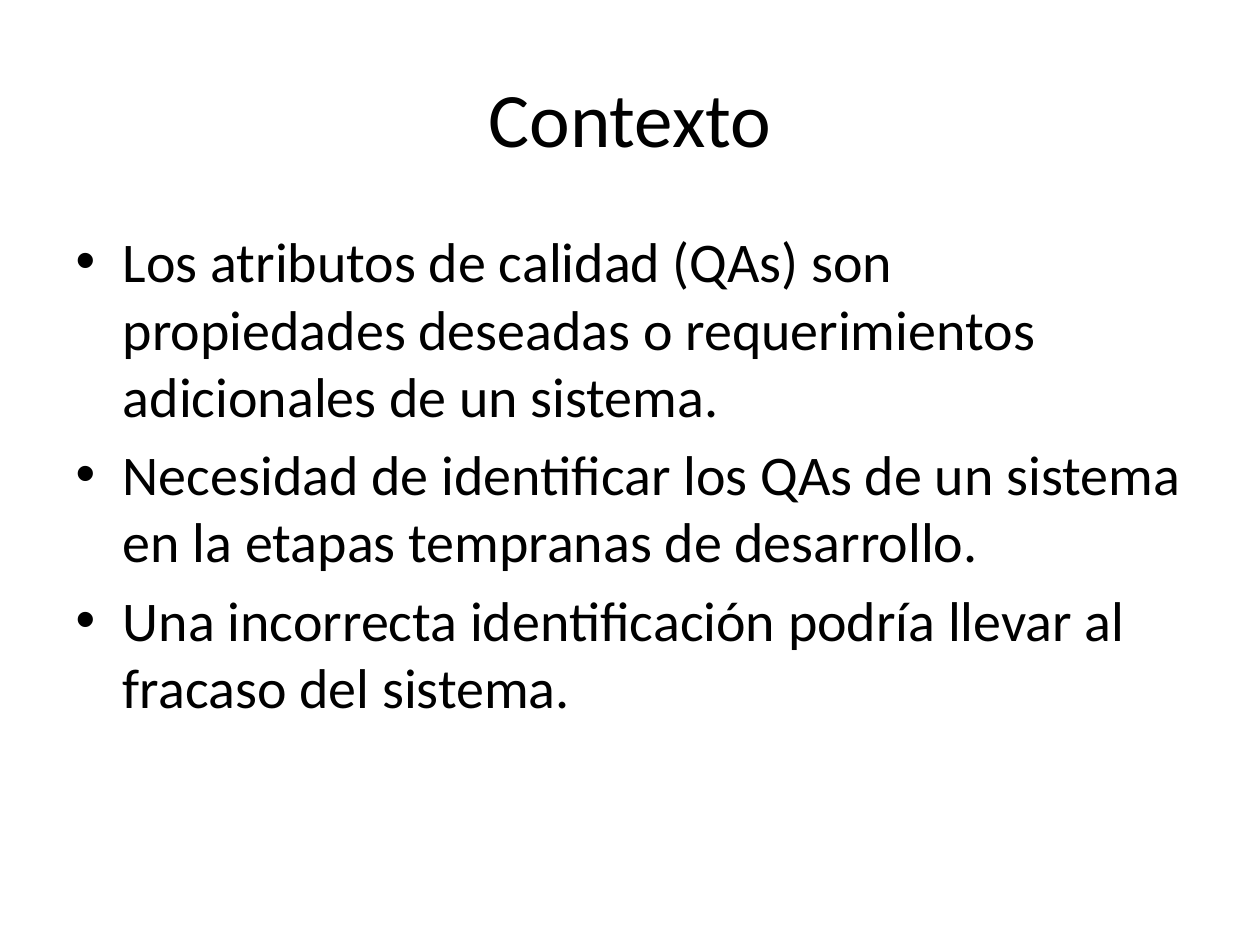
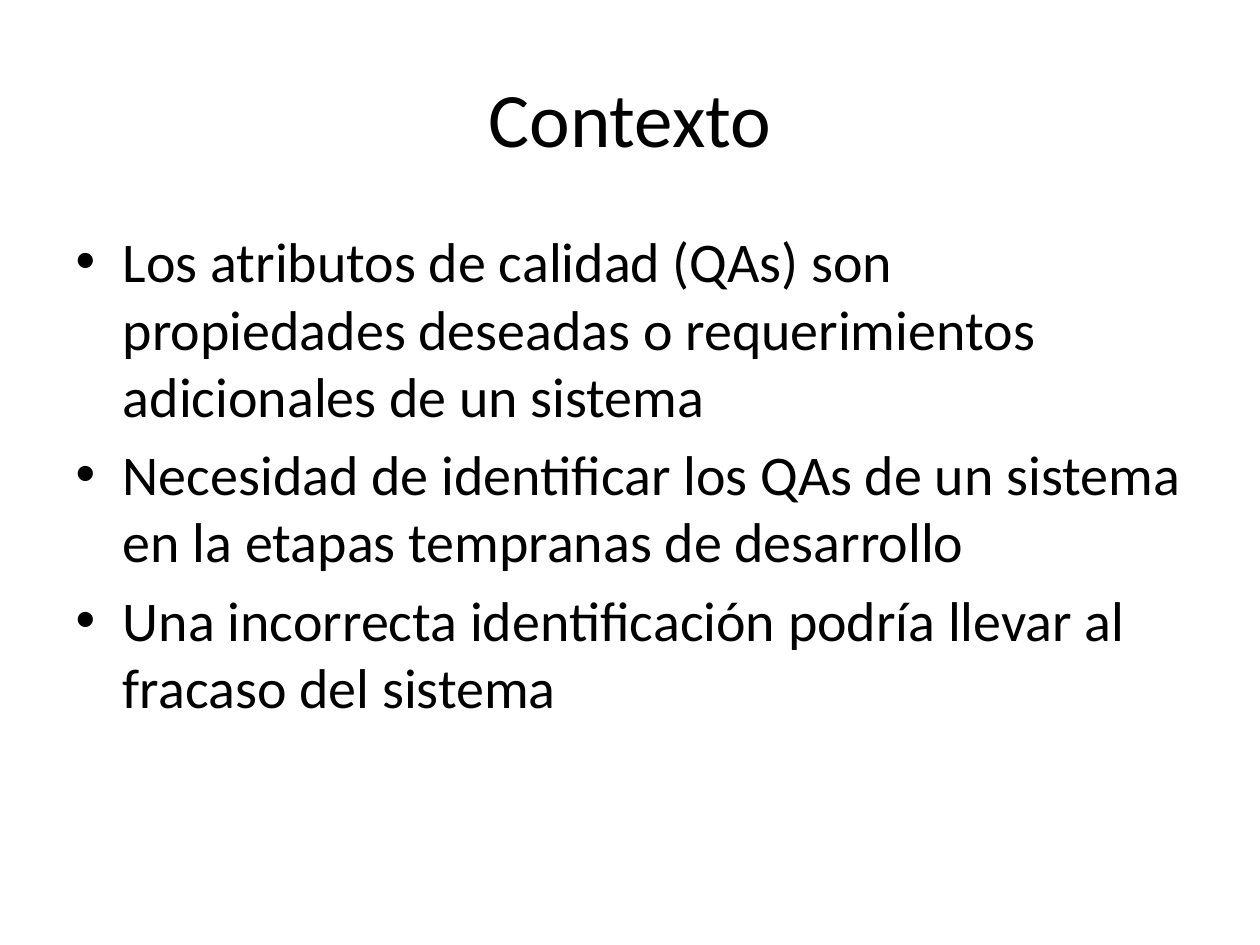
Before and after one commit to alejandrorago/qatesis2, a slide deck: slide 3 of Capitulos Finales/filiminasPeladas.pptx. Drawn at 1260x945 pixels with LibreOffice and Linux fonts; fonts in the diff are those of the drawing. Boxes give left, top, right and bottom in pixels: in the first picture for what was removed or moved away, otherwise in the second. Text is boxed around its words. In the diff, an @@ line names an element or a change of style, - is before the commit and + after.

```diff
--- a/Capitulos Finales/filiminasPeladas.pptx
+++ b/Capitulos Finales/filiminasPeladas.pptx
@@ text at [123,241,1180,709]: text changed @@
-• Los atributos de calidad (QAs) son propiedades deseadas o requerimientos adicionales de un sistema.
-• Necesidad de identificar los QAs de un sistema en la etapas tempranas de desarrollo.
-• Una incorrecta identificación podría llevar al fracaso del sistema.
+• Los atributos de calidad (QAs) son propiedades deseadas o requerimientos adicionales de un sistema
+• Necesidad de identificar los QAs de un sistema en la etapas tempranas de desarrollo
+• Una incorrecta identificación podría llevar al fracaso del sistema
```
Also in this commit, not shown: 9 other slides changed, 1 slide removed.
